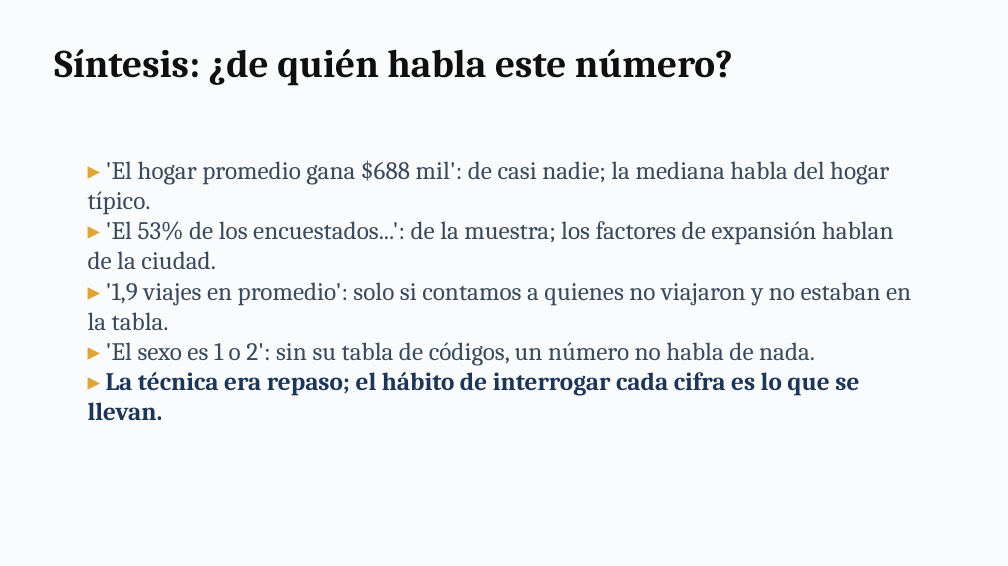
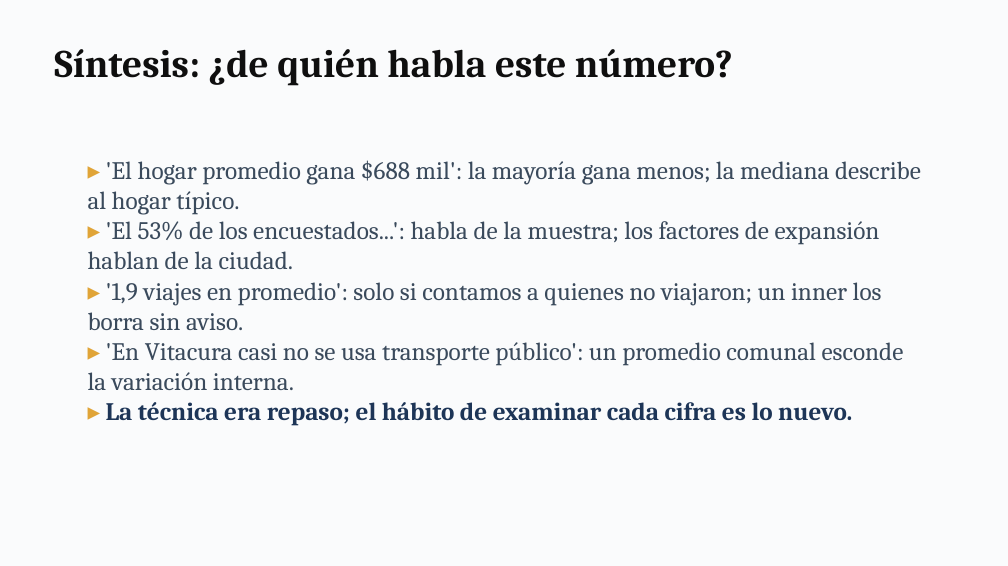
Before and after one commit to daniopitz/cienciadatos, a slide deck: slide 23 of presentaciones/clase02_pandas_eda.pptx (slide 20 before the commit). Drawn at 1008x566 pixels with LibreOffice and Linux fonts; fonts in the diff are those of the drawing. Boxes give left, top, right and bottom in pixels: in the first picture for what was removed or moved away, otherwise in the second. Text is boxed around its words. In the diff, an @@ line names an element or a change of style, - is before the commit and + after.

```diff
--- a/presentaciones/clase02_pandas_eda.pptx
+++ b/presentaciones/clase02_pandas_eda.pptx
@@ text at (88,160,921,426): text changed @@
-▸ 'El hogar promedio gana $688 mil': de casi nadie; la mediana habla del hogar típico.
-▸ 'El 53% de los encuestados...': de la muestra; los factores de expansión hablan de la ciudad.
-▸ '1,9 viajes en promedio': solo si contamos a quienes no viajaron y no estaban en la tabla.
-▸ 'El sexo es 1 o 2': sin su tabla de códigos, un número no habla de nada.
-▸ La técnica era repaso; el hábito de interrogar cada cifra es lo que se llevan.
+▸ 'El hogar promedio gana $688 mil': la mayoría gana menos; la mediana describe al hogar típico.
+▸ 'El 53% de los encuestados...': habla de la muestra; los factores de expansión hablan de la ciudad.
+▸ '1,9 viajes en promedio': solo si contamos a quienes no viajaron; un inner los borra sin aviso.
+▸ 'En Vitacura casi no se usa transporte público': un promedio comunal esconde la variación interna.
+▸ La técnica era repaso; el hábito de examinar cada cifra es lo nuevo.
```
Also in this commit, not shown: 12 other slides changed, 6 slides added, 3 slides removed, 2 other files.
